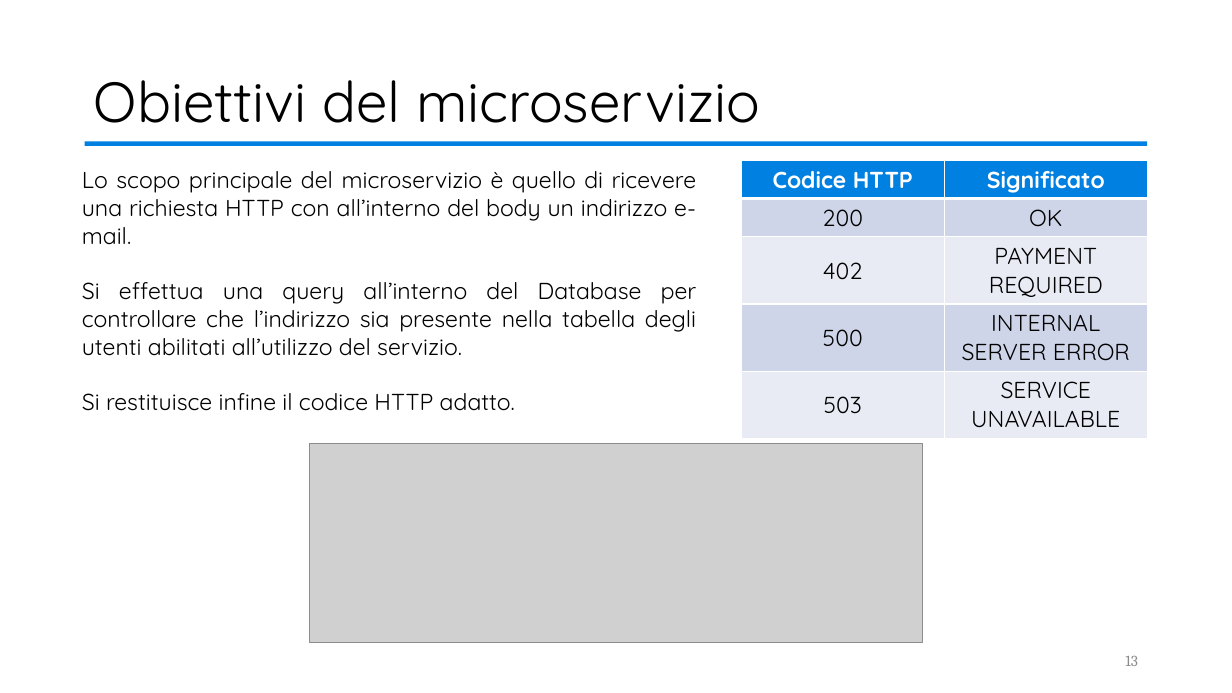
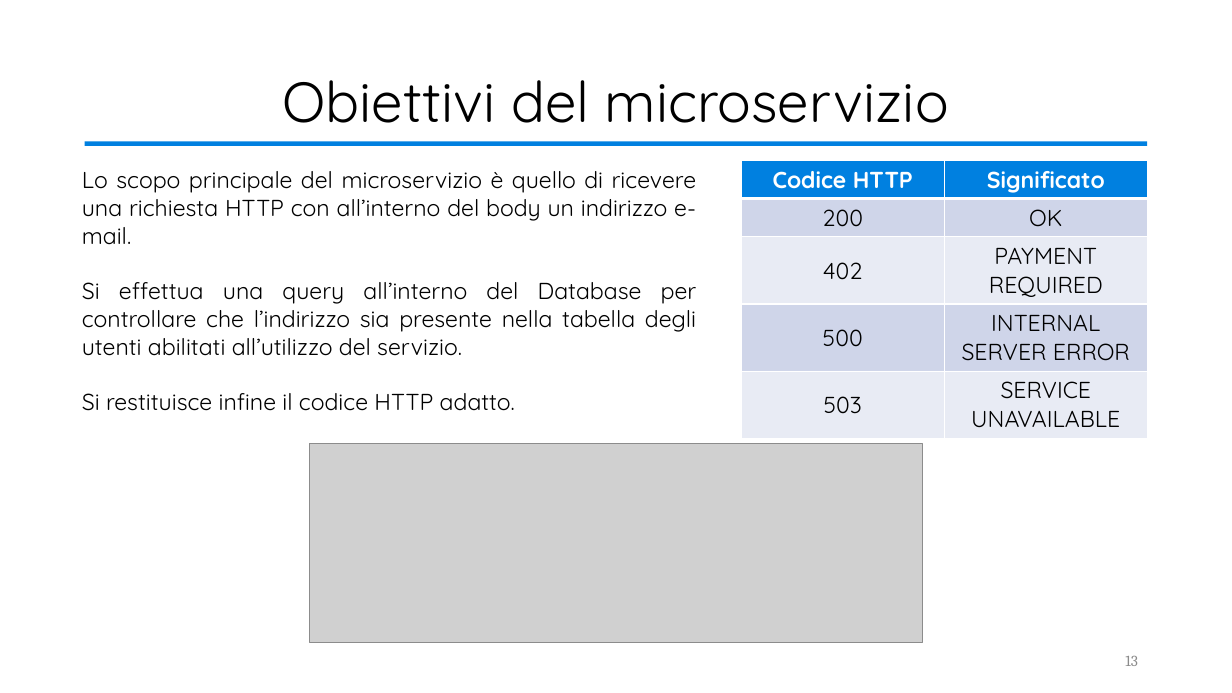
Before and after one commit to valeriodesiati/tesi, a slide deck: slide 13 of Presentazione/Valerio Desiati - Presentazione Discussione.pptx. Drawn at 1232x693 pixels with LibreOffice and Linux fonts; fonts in the diff are those of the drawing; grey boxes stand for pictures. Boxes give left, top, right and bottom in pixels: in the first picture for what was removed or moved away, otherwise in the second. Text is boxed around its words. In the diff, an @@ line names an element or a change of style, - is before the commit and + after.

```diff
--- a/Presentazione/Valerio Desiati - Presentazione Discussione.pptx
+++ b/Presentazione/Valerio Desiati - Presentazione Discussione.pptx
@@ title "Obiettivi del microservizio" at (x1=283, y1=80, x2=949, y2=123): alignment left to centre @@
```
Also in this commit, not shown: 1 other slide changed, 1 other file.
